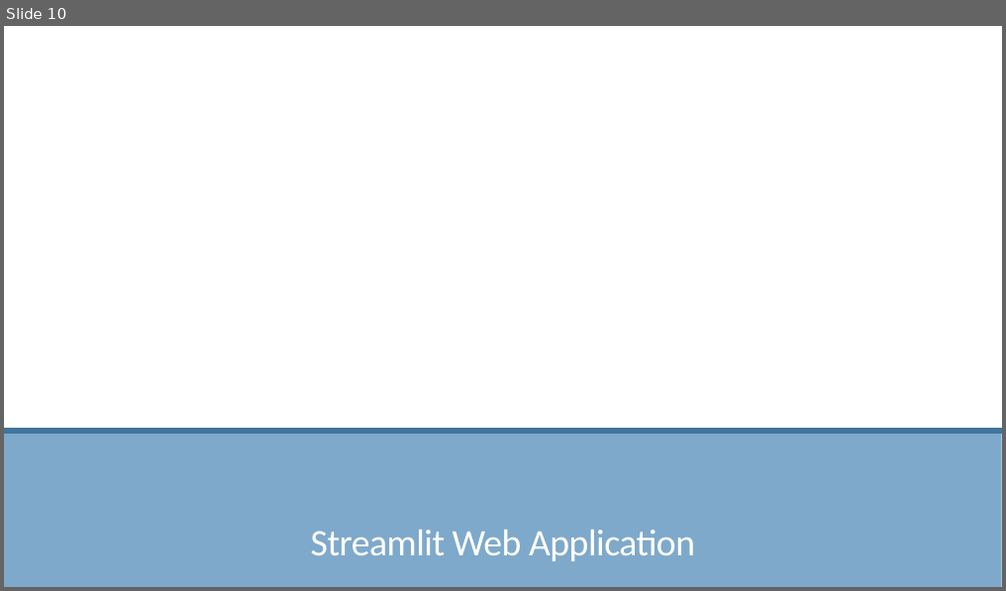
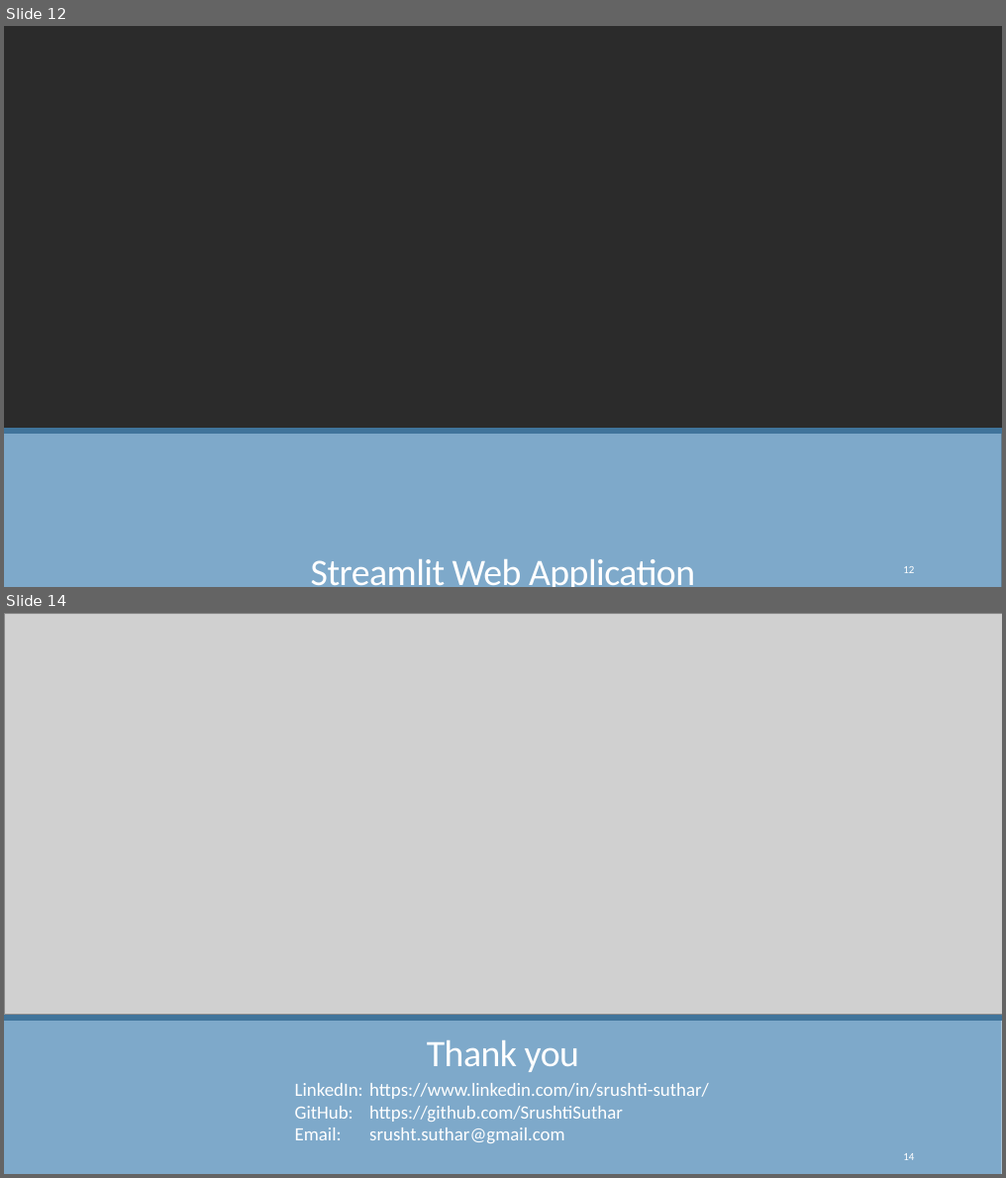
Before and after one commit to SrushtiSuthar/Voyage_Analytics_MLOps, a slide deck: presentation/Voyage_Analytics_MLOps_Srushti_Suthar.pptx. Shown one above the other, each under a label of ours: slide 10 before the commit, slides 12 and 14 after it; the slides between them are not shown. The pictures are 1006x591 and 1006x1178 pixels, drawn with LibreOffice and Linux fonts; fonts in the diff are those of the drawing; grey boxes stand for pictures; background and template pictures are left out; a plain dark background stands for a picture behind light text. Boxes give left, top, right and bottom in pixels: in the first picture for what was removed or moved away, otherwise in the second. Text is boxed around its words. In the diff, an @@ line names an element or a change of style, - is before the commit and + after.

```diff
--- a/presentation/Voyage_Analytics_MLOps_Srushti_Suthar.pptx
+++ b/presentation/Voyage_Analytics_MLOps_Srushti_Suthar.pptx
@@ slide 14 added at (4, 613, 1002, 1174), background #FFFFFF; not listed: 2 template elements that a slide beside it also shows @@
@@ picture added at (4, 613, 1002, 1014) @@
@@ title added at (427, 1041, 579, 1072), 36 pt, text #FFFFFF @@
+Thank you
@@ text added at (295, 1083, 709, 1144), 18 pt, text #FFFFFF @@
+LinkedIn: https://www.linkedin.com/in/srushti-suthar/
+GitHub: https://github.com/SrushtiSuthar
+Email: srusht.suthar@gmail.com
@@ page number added at (903, 1154, 914, 1160), 10.5 pt, text #FFFFFF @@
+14
@@ what was slide 10 is now slide 12 @@
@@ slide 12 changed as well @@
@@ background #FFFFFF to picture (left out) @@
@@ title "Streamlit Web Application" rewrapped from (311, 530, 695, 562) to (311, 560, 695, 587) @@
@@ page number added at (903, 567, 914, 573), 10.5 pt, text #FFFFFF @@
+12
```
Also in this commit, not shown: 9 other slides changed, 3 other slides added, 1 other file.
